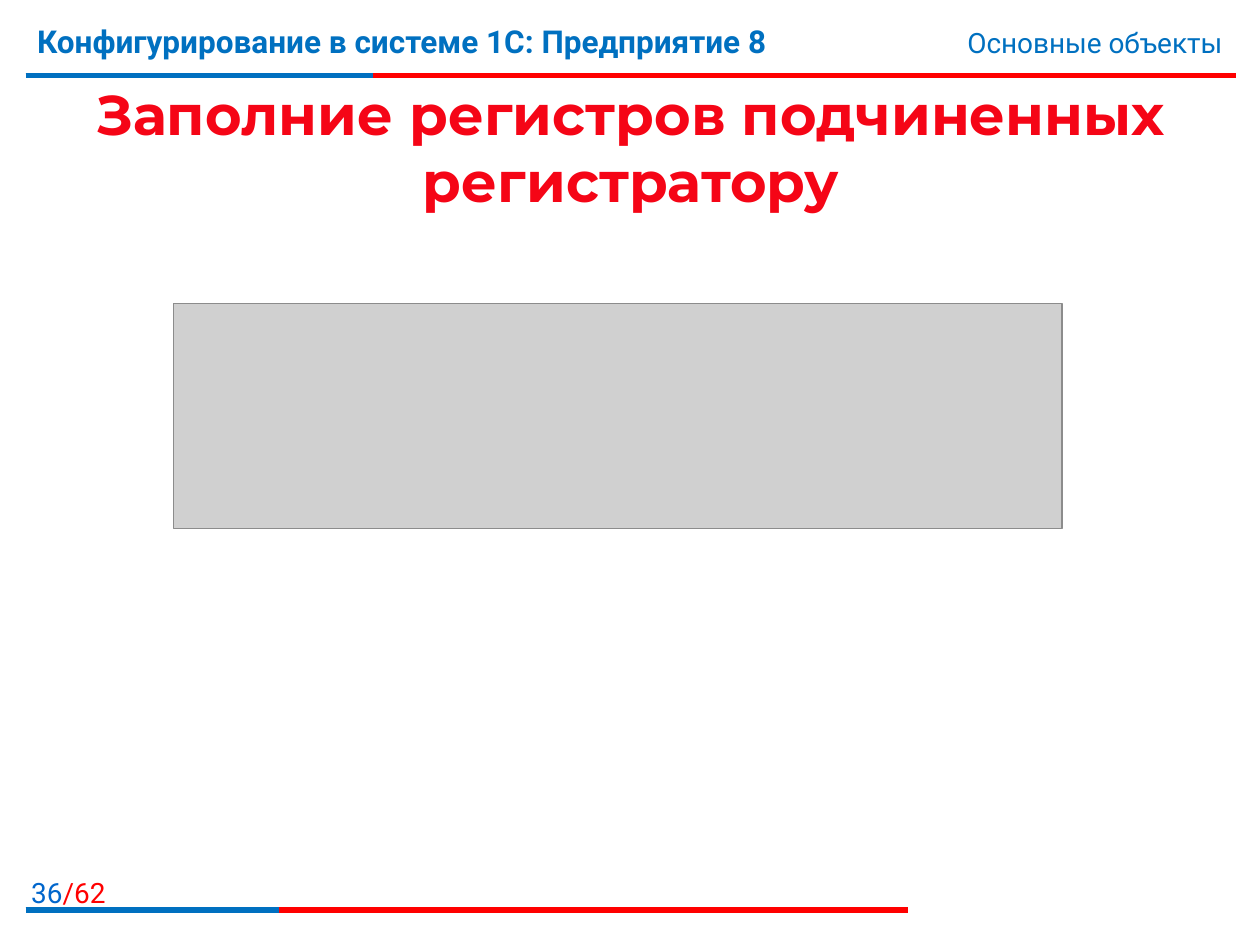
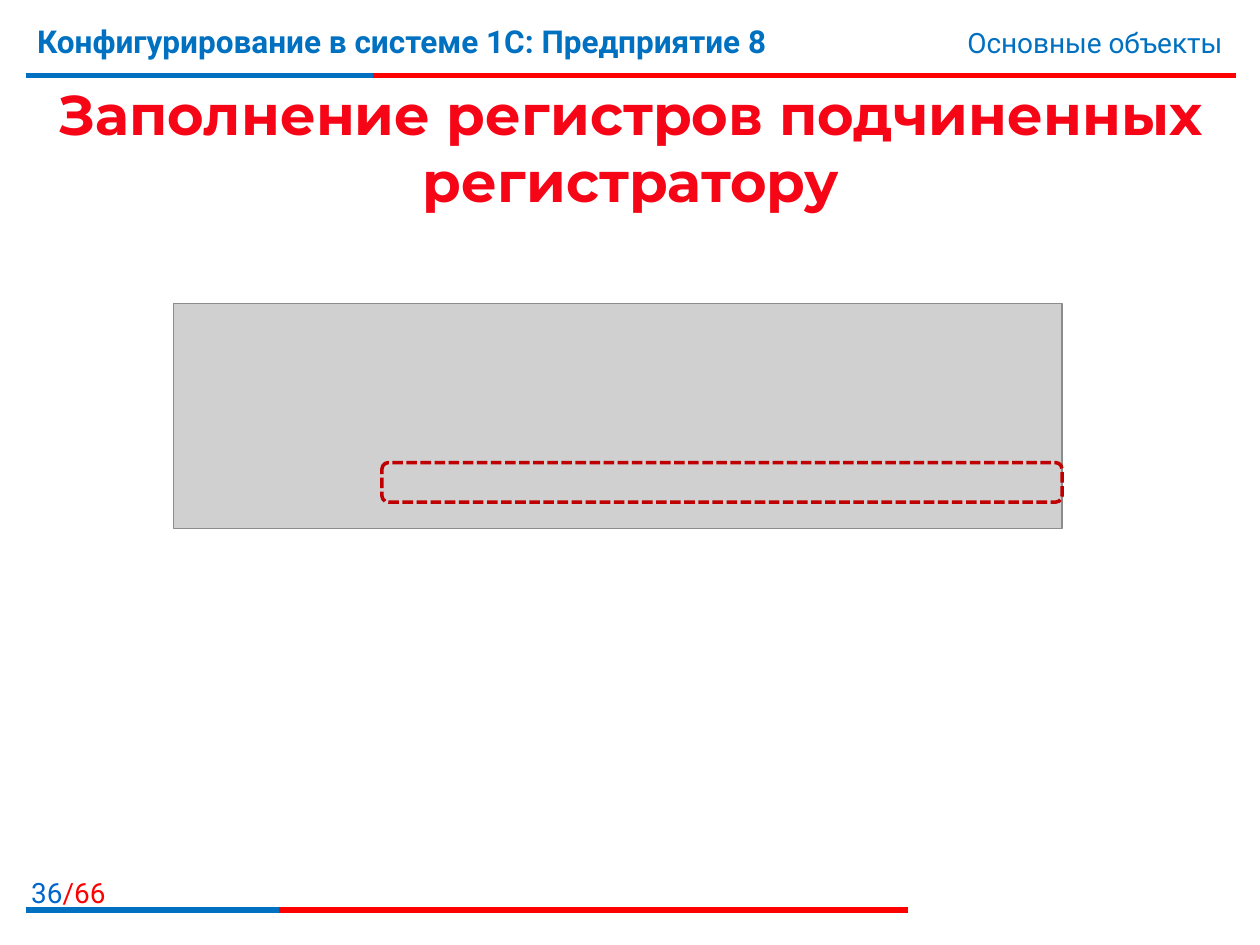
Before and after one commit to bestteacher-1c/documents_compl_kurs, a slide deck: slide 36 of Занятие_05/Иллюстрации5.pptx. Drawn at 1260x945 pixels with LibreOffice and Linux fonts; fonts in the diff are those of the drawing; grey boxes stand for pictures; background and template pictures are left out. Boxes give left, top, right and bottom in pixels: in the first picture for what was removed or moved away, otherwise in the second. Text is boxed around its words. In the diff, an @@ line names an element or a change of style, - is before the commit and + after.

```diff
--- a/Занятие_05/Иллюстрации5.pptx
+++ b/Занятие_05/Иллюстрации5.pptx
@@ title at [59,95,1202,214]: text changed @@
-Заполние регистров подчиненных регистратору
+Заполнение регистров подчиненных регистратору
@@ rounded rectangle added at [382,462,1062,501], outline #C00000 2 pt dashed @@
@@ page number at [31,883,105,910]: text changed @@
-36/62
+36/66
```
Also in this commit, not shown: 21 other slides changed, 4 slides added, 3 other files.
